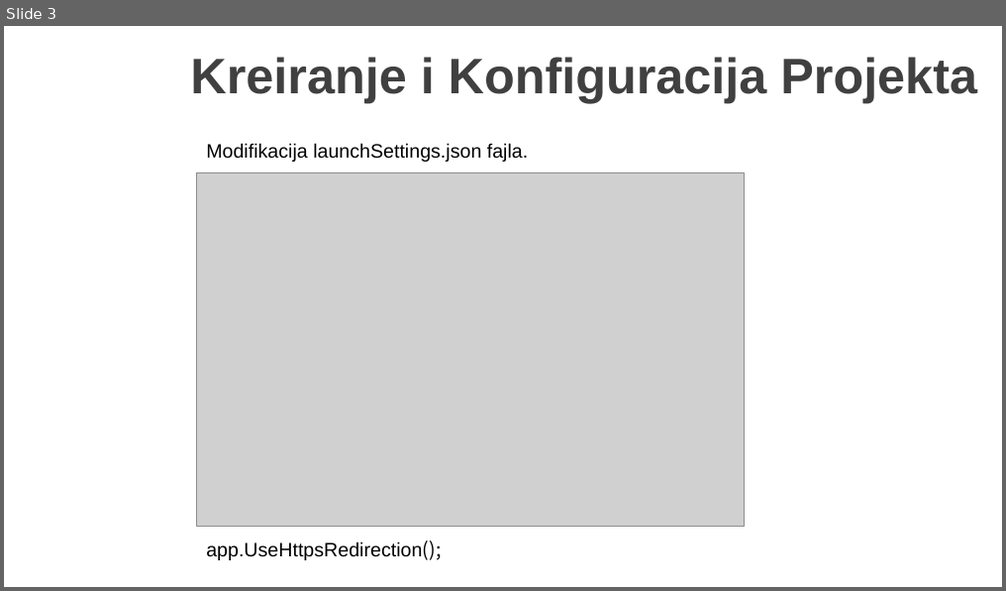
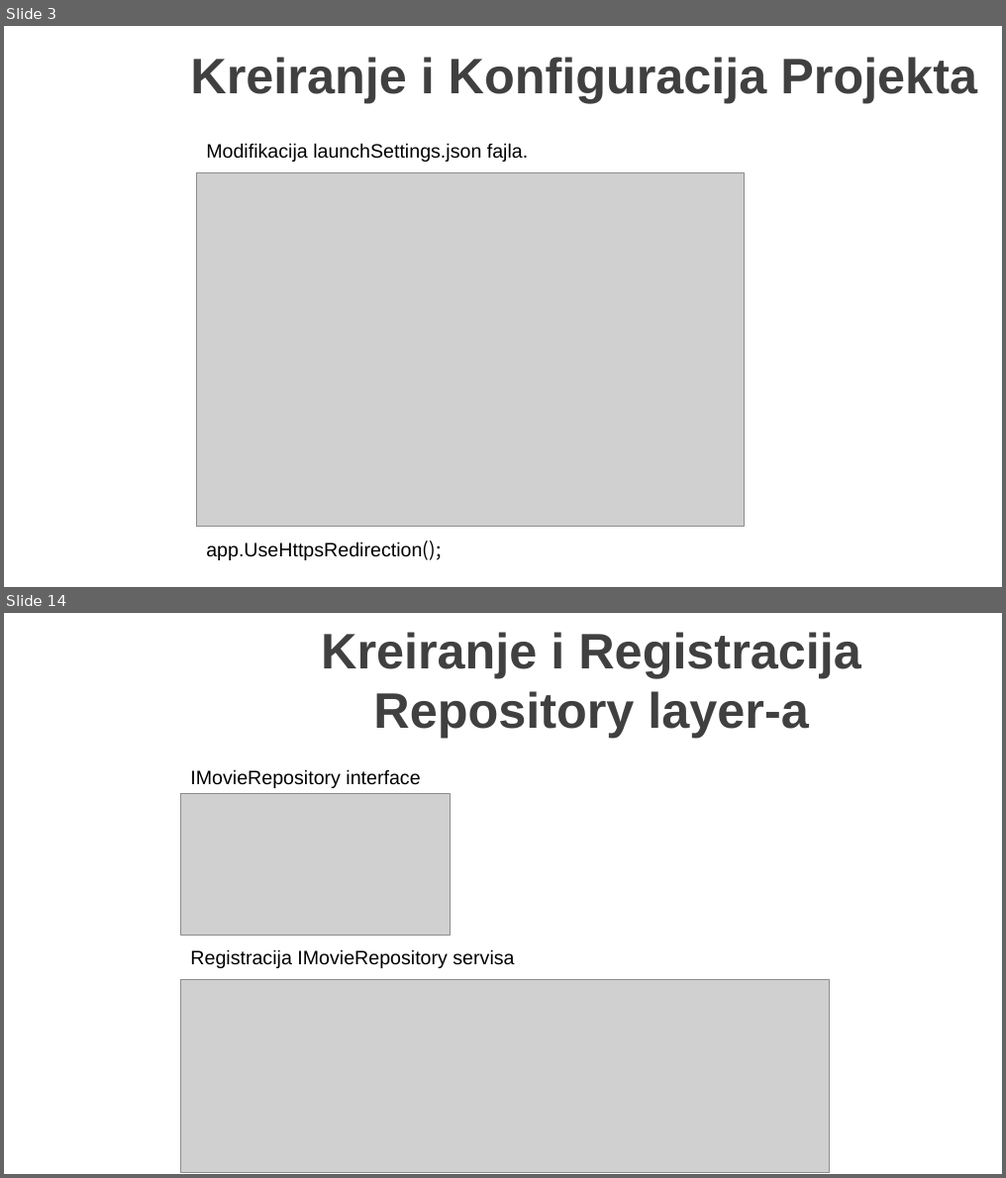
Before and after one commit to MarinkoSpasojevic/predavanje-netcore-angular, a slide deck: .NET Core i Angular Web Dev.pptx. Shown one above the other, each under a label of ours: slide 3 before the commit, slides 3 and 14 after it; the slides between them are not shown. The pictures are 1006x591 and 1006x1178 pixels, drawn with LibreOffice and Linux fonts; fonts in the diff are those of the drawing; grey boxes stand for pictures; background and template pictures are left out. Boxes give left, top, right and bottom in pixels: in the first picture for what was removed or moved away, otherwise in the second. Text is boxed around its words. In the diff, an @@ line names an element or a change of style, - is before the commit and + after.

```diff
--- a/.NET Core i Angular Web Dev.pptx
+++ b/.NET Core i Angular Web Dev.pptx
@@ slide 14 added at <box>4,613,1002,1174</box>, background picture (left out) @@
@@ title added at <box>321,632,861,738</box>, 36 pt, text #404040, bold @@
+Kreiranje i Registracija Repository layer-a
@@ text added at <box>190,769,420,788</box>, 14 pt, text #000000 @@
+IMovieRepository interface
@@ picture added at <box>180,793,450,936</box> @@
@@ text added at <box>190,950,514,968</box>, 14 pt, text #000000 @@
+Registracija IMovieRepository servisa
@@ picture added at <box>180,980,830,1172</box> @@
```
Also in this commit, not shown: 10 other slides added, 22 other files.
